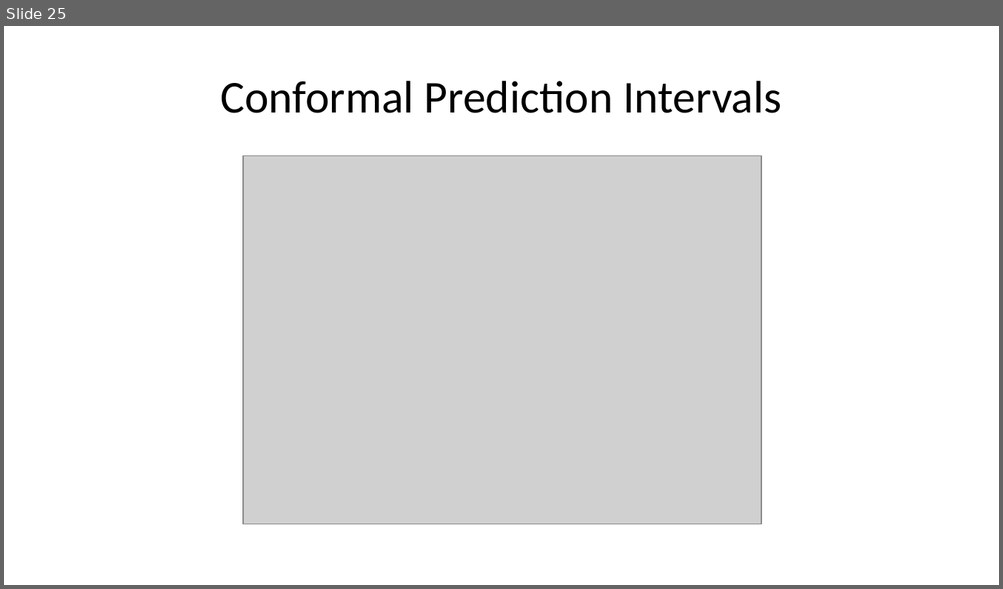
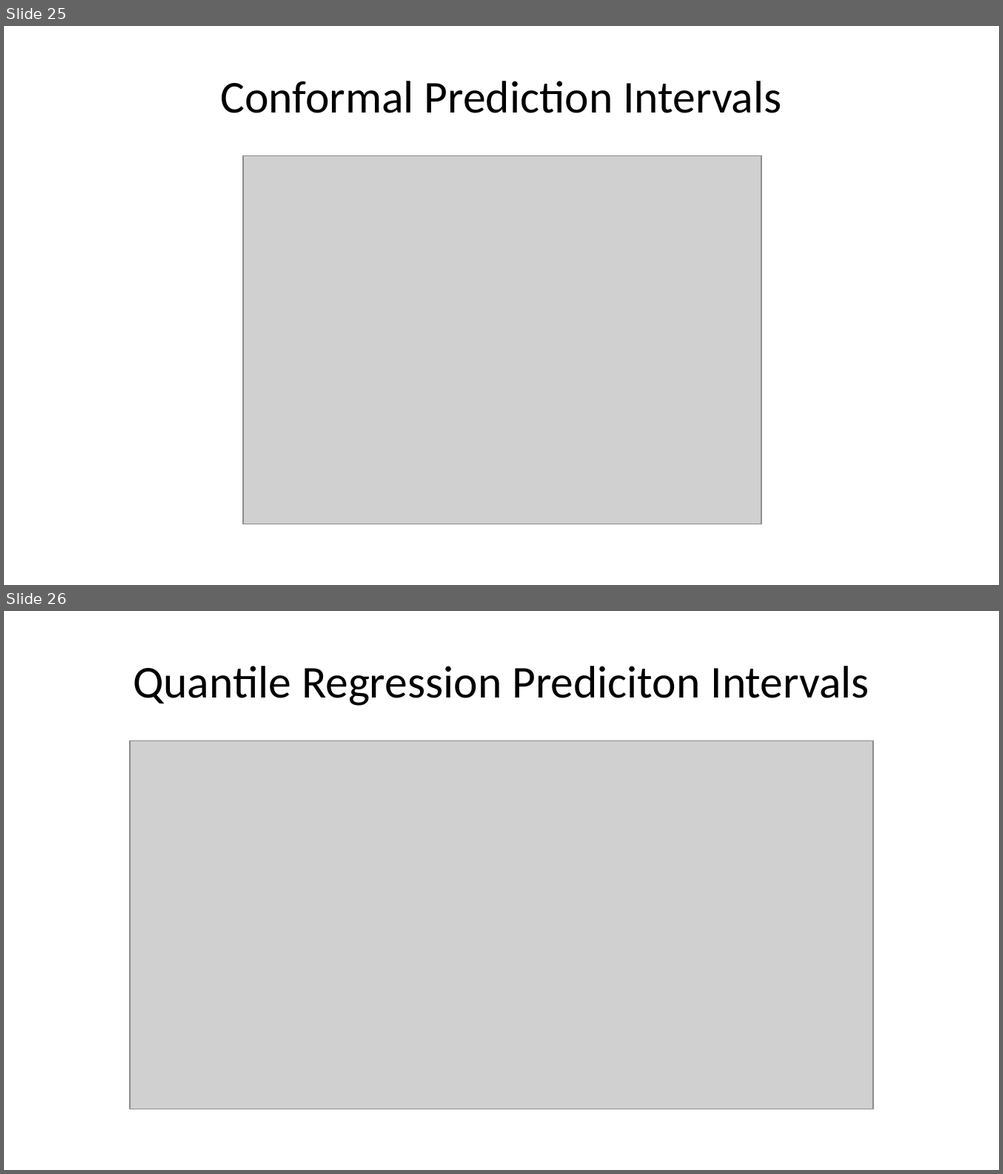
Before and after one commit to deancallahan25/Redwood-Analytics-Portfolio, a slide deck: Project-3/presentation.pptx. Shown one above the other, each under a label of ours: slide 25 before the commit, slides 25 and 26 after it. The pictures are 1003x589 and 1003x1174 pixels, drawn with LibreOffice and Linux fonts; fonts in the diff are those of the drawing; grey boxes stand for pictures. Boxes give left, top, right and bottom in pixels: in the first picture for what was removed or moved away, otherwise in the second. Text is boxed around its words. In the diff, an @@ line names an element or a change of style, - is before the commit and + after.

```diff
--- a/Project-3/presentation.pptx
+++ b/Project-3/presentation.pptx
@@ slide 26 added at [4, 611, 999, 1170], background #FFFFFF @@
@@ title added at [133, 666, 869, 706], 33 pt, text #000000 @@
+Quantile Regression Prediciton Intervals
@@ picture added at [129, 741, 872, 1111] @@
```
Also in this commit, not shown: 1 slide changed, 3 other slides added, 1 other file.
